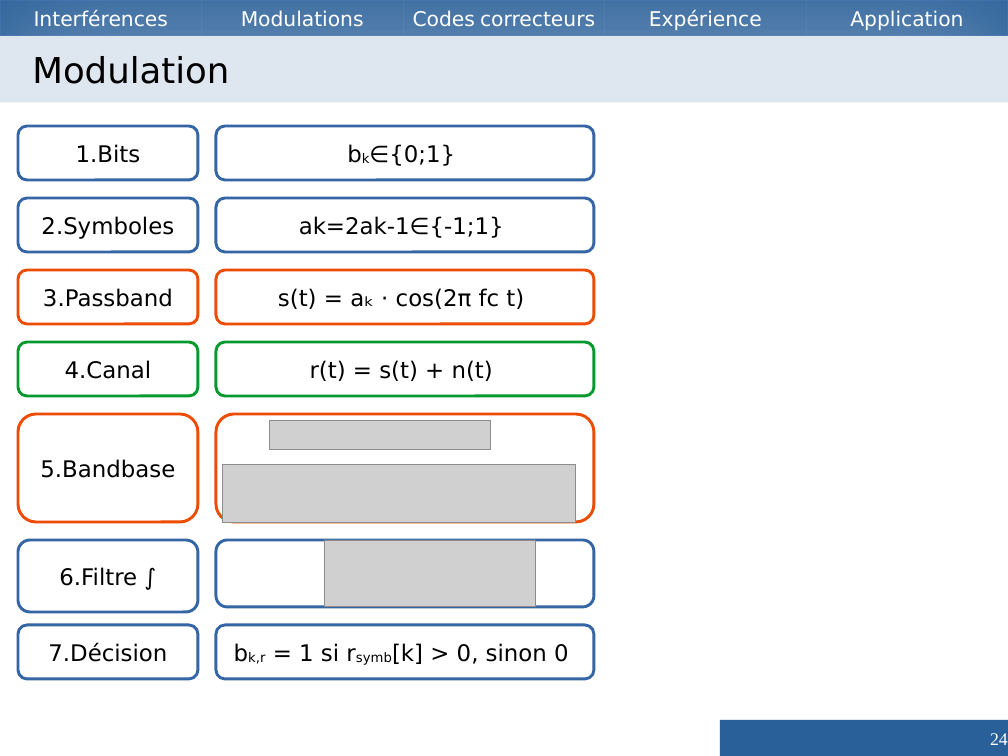
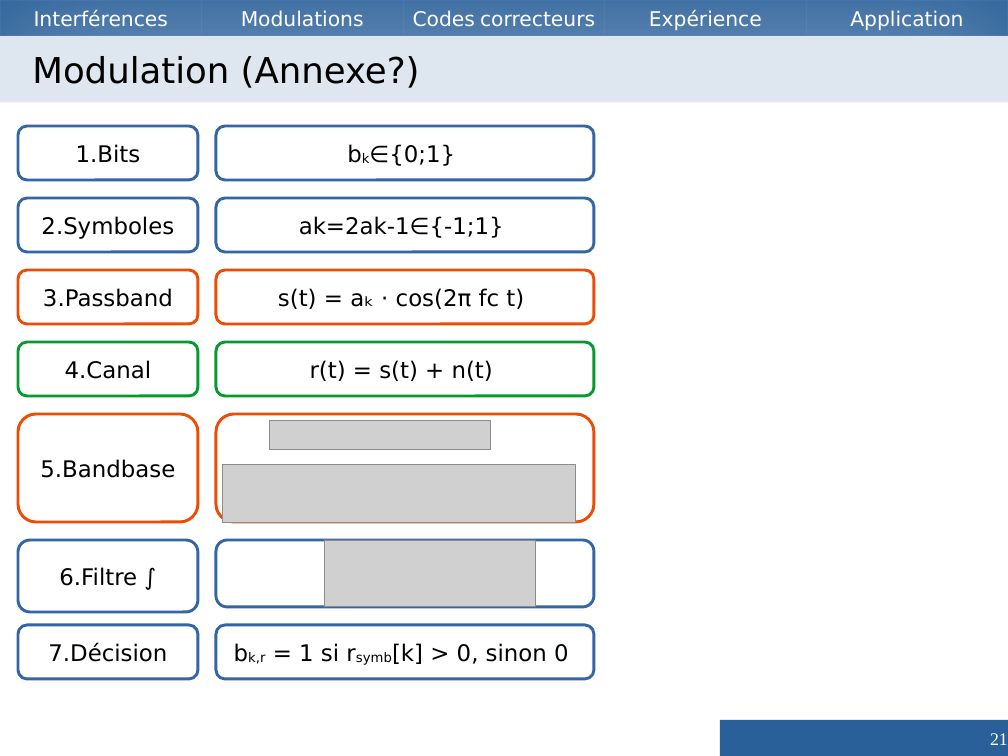
Before and after one commit to Vzrod/tipe, a slide deck: slide 21 of TIPE.odp (slide 24 before the commit). Drawn at 1008x756 pixels with LibreOffice and Linux fonts; fonts in the diff are those of the drawing; grey boxes stand for pictures. Boxes give left, top, right and bottom in pixels: in the first picture for what was removed or moved away, otherwise in the second. Text is boxed around its words. In the diff, an @@ line names an element or a change of style, - is before the commit and + after.

```diff
--- a/TIPE.odp
+++ b/TIPE.odp
@@ title at (32,56,420,88): text changed @@
-Modulation
+Modulation (Annexe?)
@@ page number at (990,733,1008,745): text changed @@
-24
+21
```
Also in this commit, not shown: 11 other slides changed, 7 slides added, 14 slides removed, 1 other file.
